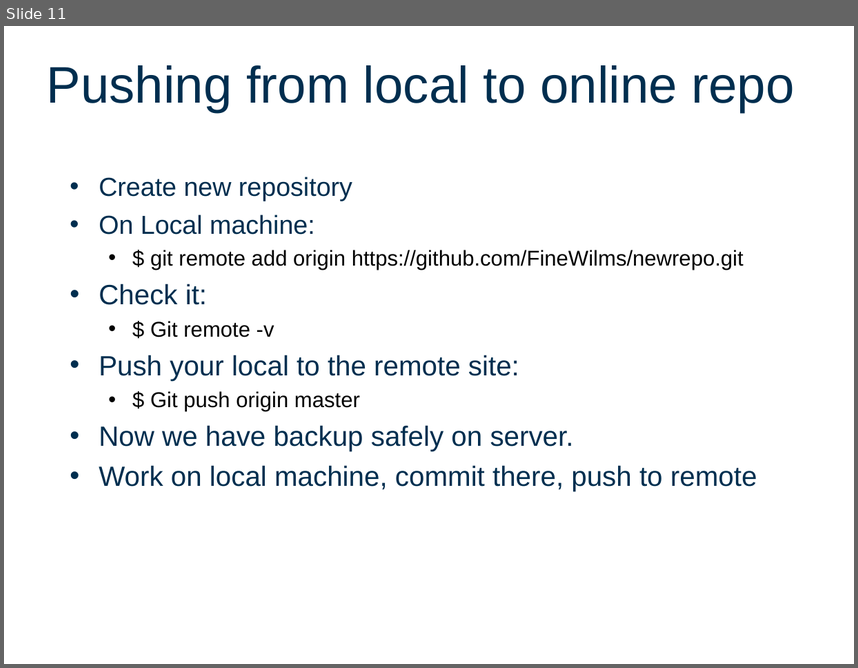
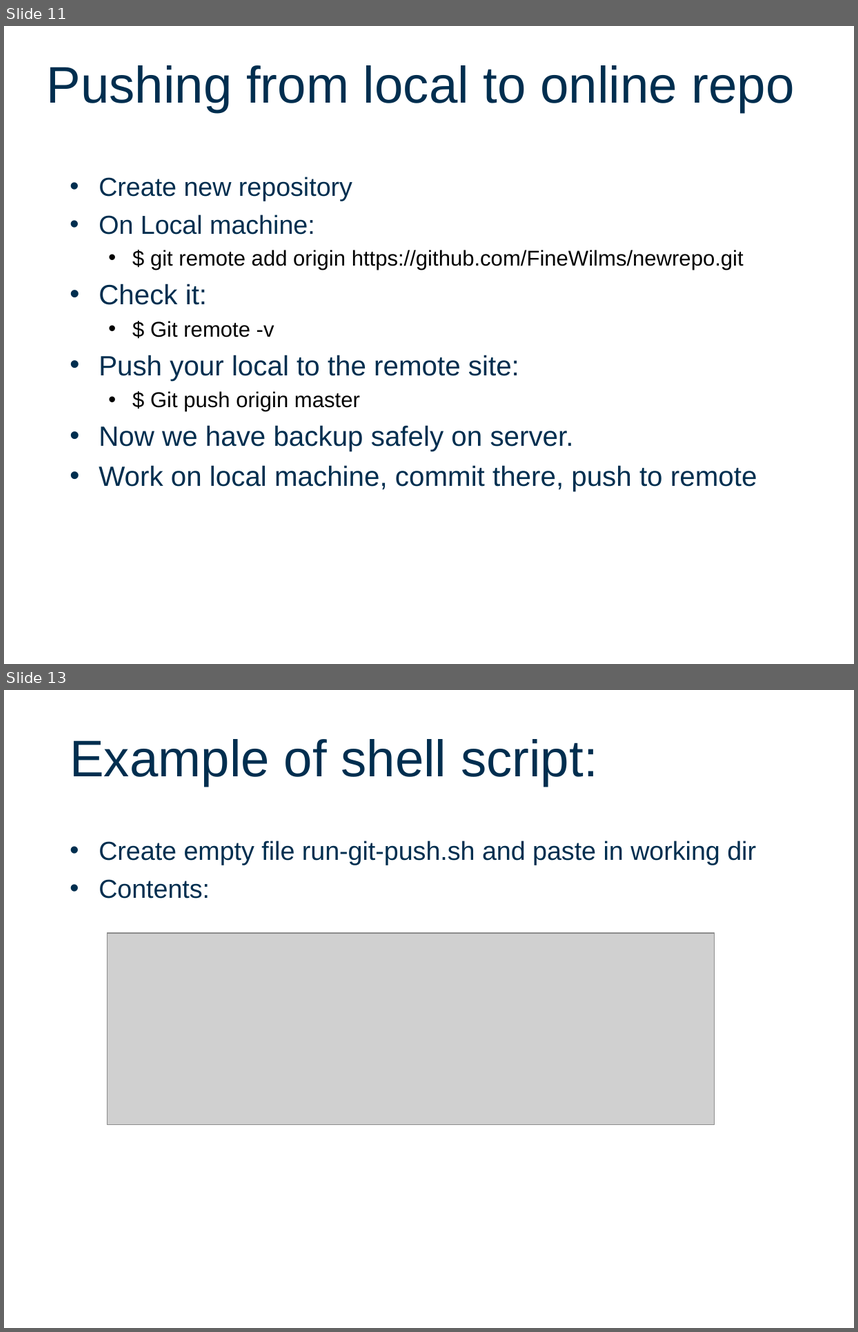
Before and after one commit to FineWilms/Workshop_github, a slide deck: intro2Git.odp. Shown one above the other, each under a label of ours: slide 11 before the commit, slides 11 and 13 after it; the slides between them are not shown. The pictures are 858x668 and 858x1332 pixels, drawn with LibreOffice and Linux fonts; fonts in the diff are those of the drawing; grey boxes stand for pictures; background and template pictures are left out. Boxes give left, top, right and bottom in pixels: in the first picture for what was removed or moved away, otherwise in the second. Text is boxed around its words. In the diff, an @@ line names an element or a change of style, - is before the commit and + after.

```diff
--- a/intro2Git.odp
+++ b/intro2Git.odp
@@ slide 13 added at (x1=4, y1=690, x2=854, y2=1328), background #FFFFFF @@
@@ title added at (x1=70, y1=739, x2=598, y2=786), 48 pt, text #002E4F @@
+Example of shell script:
@@ text added at (x1=99, y1=840, x2=756, y2=898), 24.3 pt, text #002E4F @@
+• Create empty file run-git-push.sh and paste in working dir
+• Contents:
@@ picture added at (x1=107, y1=933, x2=715, y2=1124) @@
```
Also in this commit, not shown: 1 slide changed, 1 other slide added.
